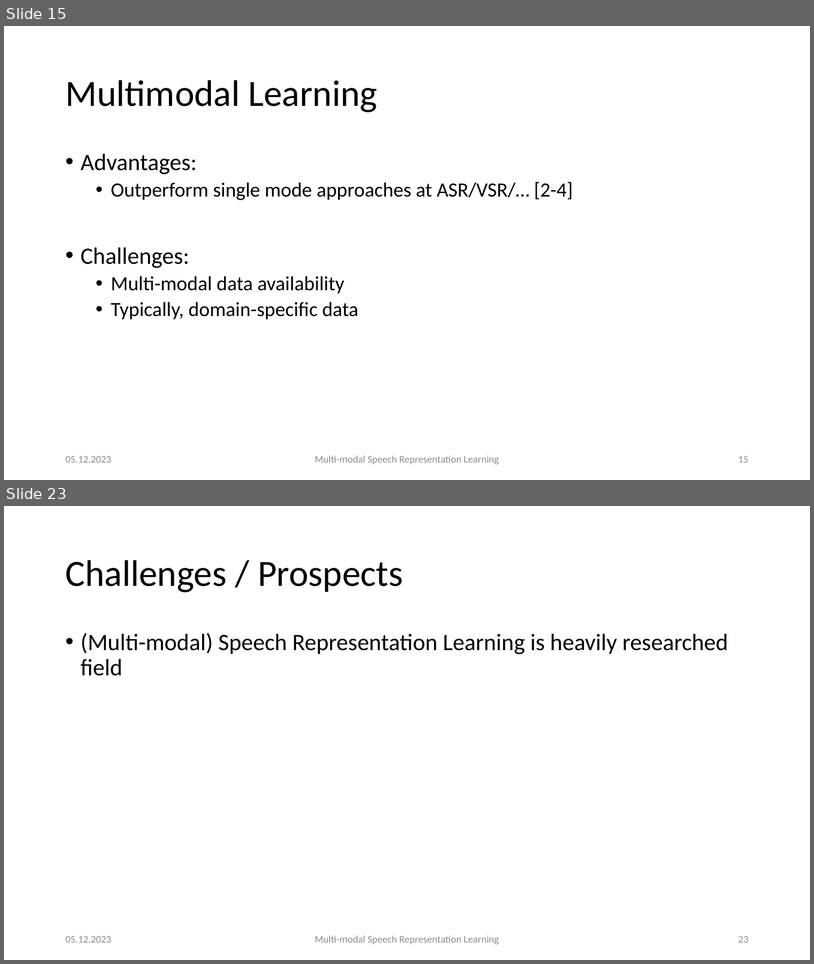
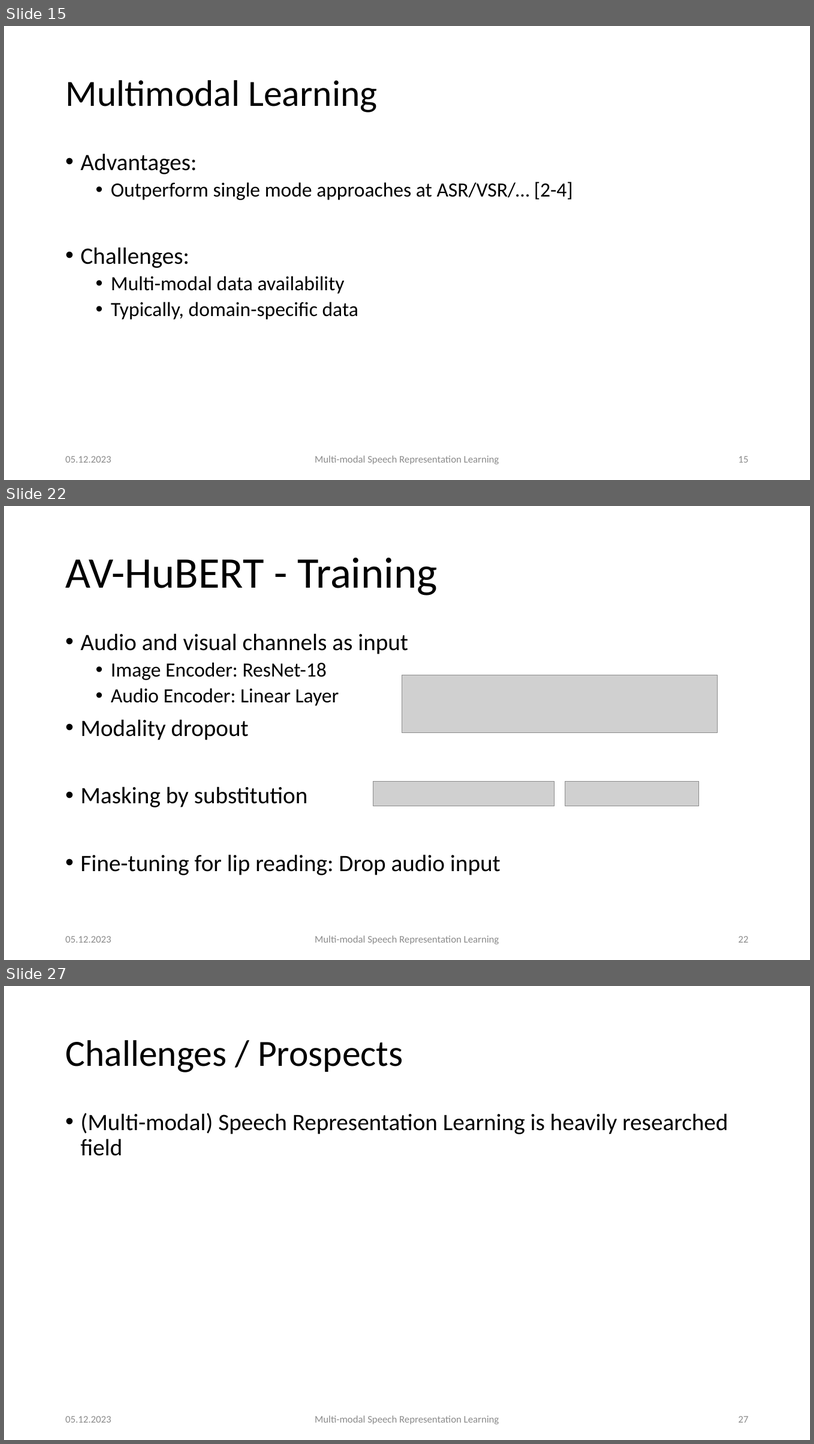
Before and after one commit to carlos-schmidt/nn-seminar, a slide deck: presentation.pptx. Shown one above the other, each under a label of ours: slides 15 and 23 before the commit, slides 15, 22 and 27 after it; the slides between them are not shown. The pictures are 814x964 and 814x1444 pixels, drawn with LibreOffice and Linux fonts; fonts in the diff are those of the drawing; grey boxes stand for pictures. Boxes give left, top, right and bottom in pixels: in the first picture for what was removed or moved away, otherwise in the second. Text is boxed around its words. In the diff, an @@ line names an element or a change of style, - is before the commit and + after.

```diff
--- a/presentation.pptx
+++ b/presentation.pptx
@@ slide 22 added at (x1=4, y1=506, x2=810, y2=960), background #FFFFFF @@
@@ title added at (x1=65, y1=558, x2=438, y2=595), 52 pt, text #000000 @@
+AV-HuBERT - Training
@@ text added at (x1=81, y1=633, x2=501, y2=875), 28 pt, text #000000 @@
+• Audio and visual channels as input
+  • Image Encoder: ResNet-18
+  • Audio Encoder: Linear Layer
+• Modality dropout
+• Masking by substitution
+• Fine-tuning for lip reading: Drop audio input
@@ picture added at (x1=402, y1=675, x2=717, y2=733) @@
@@ picture added at (x1=374, y1=781, x2=555, y2=806) @@
@@ picture added at (x1=566, y1=781, x2=699, y2=806) @@
@@ text added at (x1=65, y1=936, x2=111, y2=942), 12 pt, text #8C8C8C @@
+05.12.2023
@@ text added at (x1=315, y1=935, x2=500, y2=944), 12 pt, text #8C8C8C @@
+Multi-modal Speech Representation Learning
@@ page number added at (x1=738, y1=936, x2=749, y2=942), 12 pt, text #8C8C8C @@
+22
@@ what was slide 23 is now slide 27 @@
@@ page number at (x1=738, y1=1416, x2=749, y2=1422): text changed @@
-23
+27
```
Also in this commit, not shown: 9 slides changed, 3 other slides added, 1 other file.
